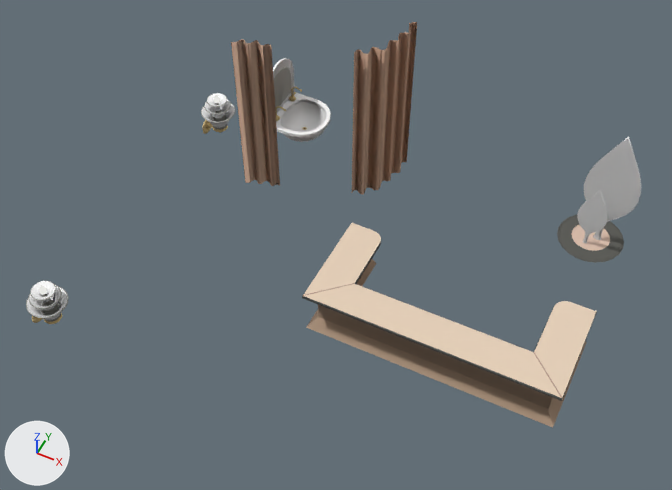
An edit to the glTF model www/models/lba2/iso_scenes/82.glb, drawn before and after from the same camera.
Both versions are drawn from a 50 mm camera at (16.48, -23.84, 20.26) aimed at (9.66, -10.2, 3.21). The lights are fixed; the arrows at lower left show +X, +Y and +Z. Where no turn or scale is listed for an object, it has been applied to the vertices. Vertices at the same position are counted once.

Names of what the first picture shows: 'colored', 'textured_fa874ed4'.
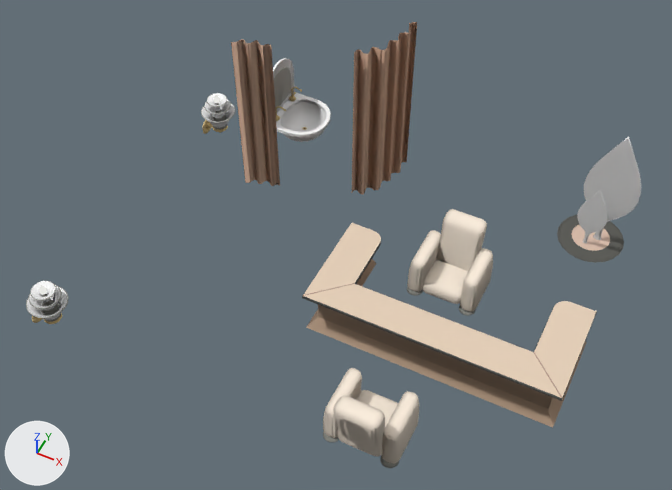
What differs and where, as boxes [x1, y1, x2, y2] in the pictures (672 x 490 px):
'colored', reshaped (10% taller)
    before: [26, 22, 624, 428]
    after: [26, 22, 624, 468]
part 1 of me_mesh_0, added
    after: [407, 209, 493, 316]
part 2 of me_mesh_0, added
    after: [323, 368, 419, 468]

The edits, one by one:
me_mesh_0 is used by ob_colored; location (0.0, 0.0, 0.0).
me_mesh_0 had 7339 vertices, 14092 faces and spanned x 4.97..15.92, y -15.95..-4.01, z 0.5..5.64.
me_mesh_0 now has 9781 vertices, 18756 faces and spans x 4.97..15.92, y -15.95..-4.01, z 0.5..5.64.
me_mesh_0 part 1: 1221 vertices added at x 11.01..12.99, y -8.79..-7.0, z 0.5..2.5.
me_mesh_0 part 2: 1221 vertices added at x 11.01..12.99, y -14.0..-12.21, z 0.5..2.5.
